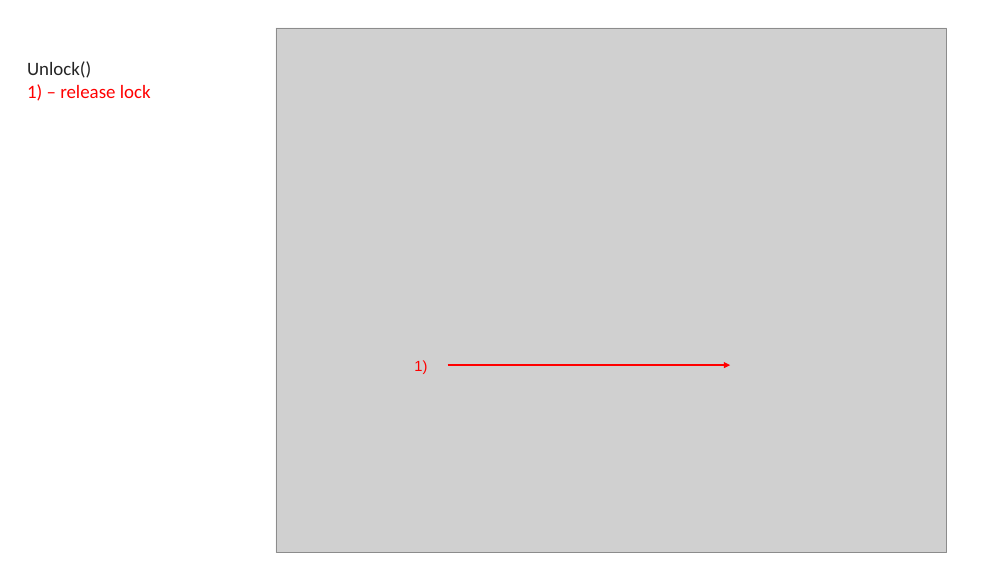
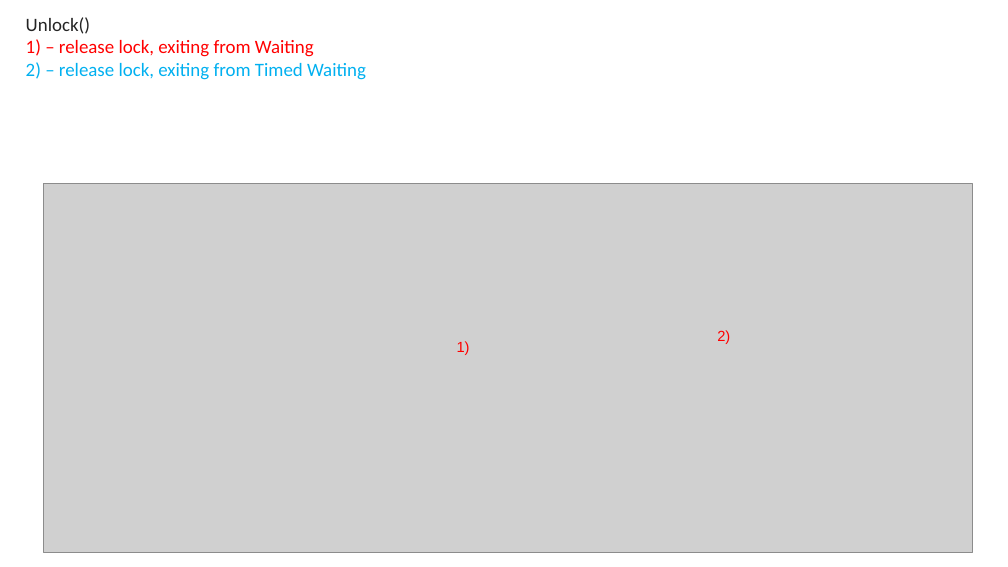
Before and after one commit to exiaoqu/ProducerConsumerProblemInJava, a slide deck: slide 24 of Producer and Consumer in Java.pptx (slide 19 before the commit). Drawn at 1008x567 pixels with LibreOffice and Linux fonts; fonts in the diff are those of the drawing; grey boxes stand for pictures; background and template pictures are left out. Boxes give left, top, right and bottom in pixels: in the first picture for what was removed or moved away, otherwise in the second. Text is boxed around its words. In the diff, an @@ line names an element or a change of style, - is before the commit and + after.

```diff
--- a/Producer and Consumer in Java.pptx
+++ b/Producer and Consumer in Java.pptx
@@ text added at bbox=[26, 17, 366, 80], 18 pt, text #00B0F0 @@
+Unlock()
+1) – release lock, exiting from Waiting
+2) – release lock, exiting from Timed Waiting
@@ text removed at bbox=[27, 61, 151, 101] @@
-Unlock()
-1) – release lock
@@ picture: place and size @@
-picture at bbox=[276, 28, 947, 553]
+picture at bbox=[44, 183, 972, 553]
@@ text "1)": place and size @@
-text "1)" at bbox=[414, 360, 427, 374]
+text "1)" at bbox=[457, 341, 470, 355]
@@ text added at bbox=[717, 330, 730, 344], 14 pt, text #FF0000 @@
+2)
@@ arrow removed from (448, 365) to (730, 365) @@
```
Also in this commit, not shown: 22 other slides changed, 10 slides added, 12 slides removed, 3 other files.
